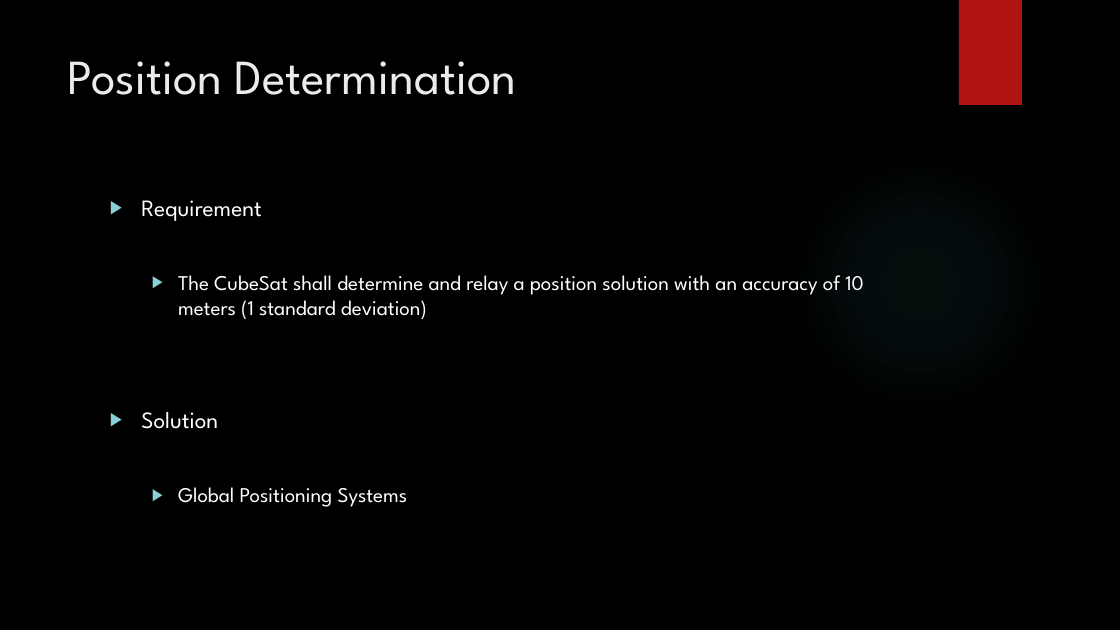
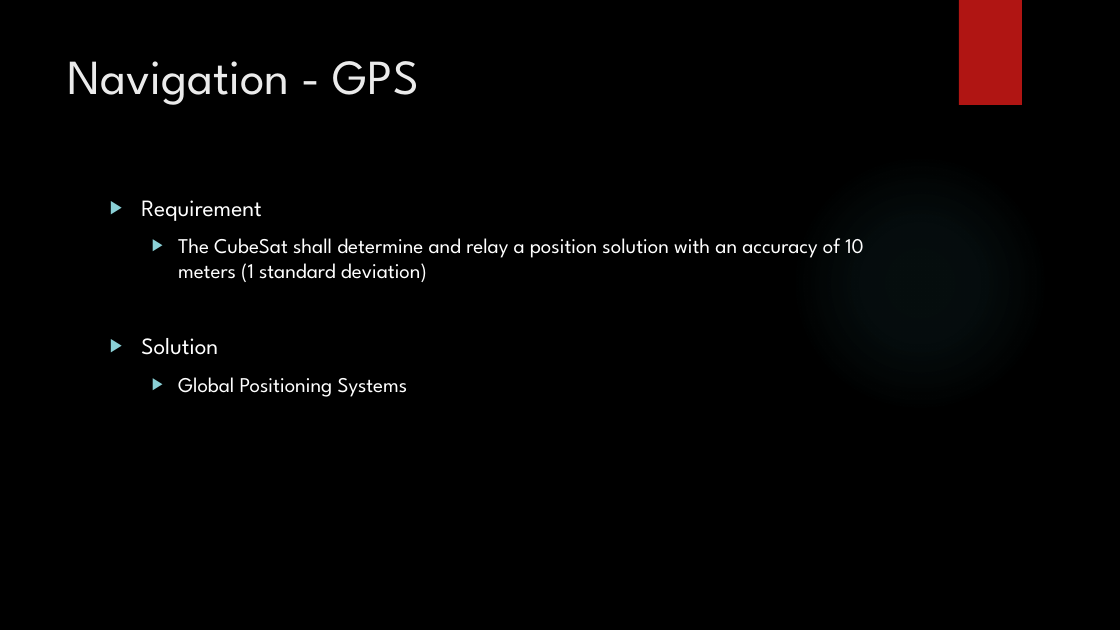
Before and after one commit to HASP-UMN/CubeSat, a slide deck: slide 8 of Presentations/PDR_Presentation.pptx (slide 6 before the commit). Drawn at 1120x630 pixels with LibreOffice and Linux fonts; fonts in the diff are those of the drawing; background and template pictures are left out. Boxes give left, top, right and bottom in pixels: in the first picture for what was removed or moved away, otherwise in the second. Text is boxed around its words. In the diff, an @@ line names an element or a change of style, - is before the commit and + after.

```diff
--- a/Presentations/PDR_Presentation.pptx
+++ b/Presentations/PDR_Presentation.pptx
@@ title at (x1=68, y1=61, x2=419, y2=105): text changed @@
-Position Determination
+Navigation - GPS
@@ text "Requirement" rewrapped from (x1=141, y1=200, x2=864, y2=507) to (x1=141, y1=200, x2=864, y2=397) @@
```
Also in this commit, not shown: 13 other slides changed, 3 slides added, 1 slide removed, 1 other file.
